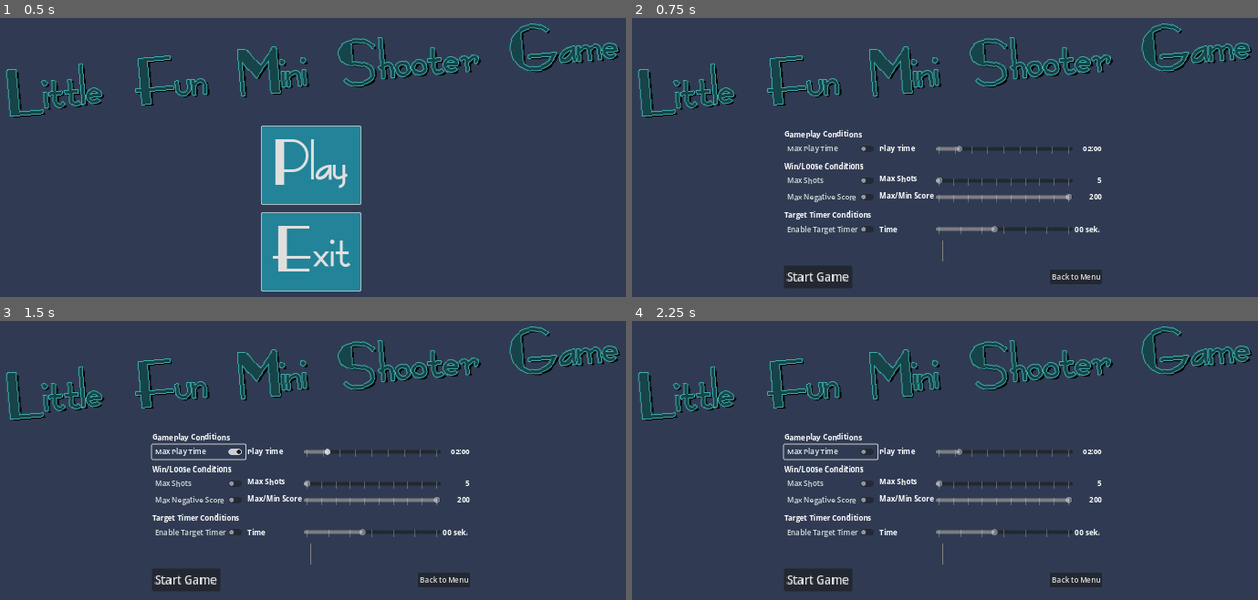
Above: before the commit, frames 1-4 (two rows, left to right).
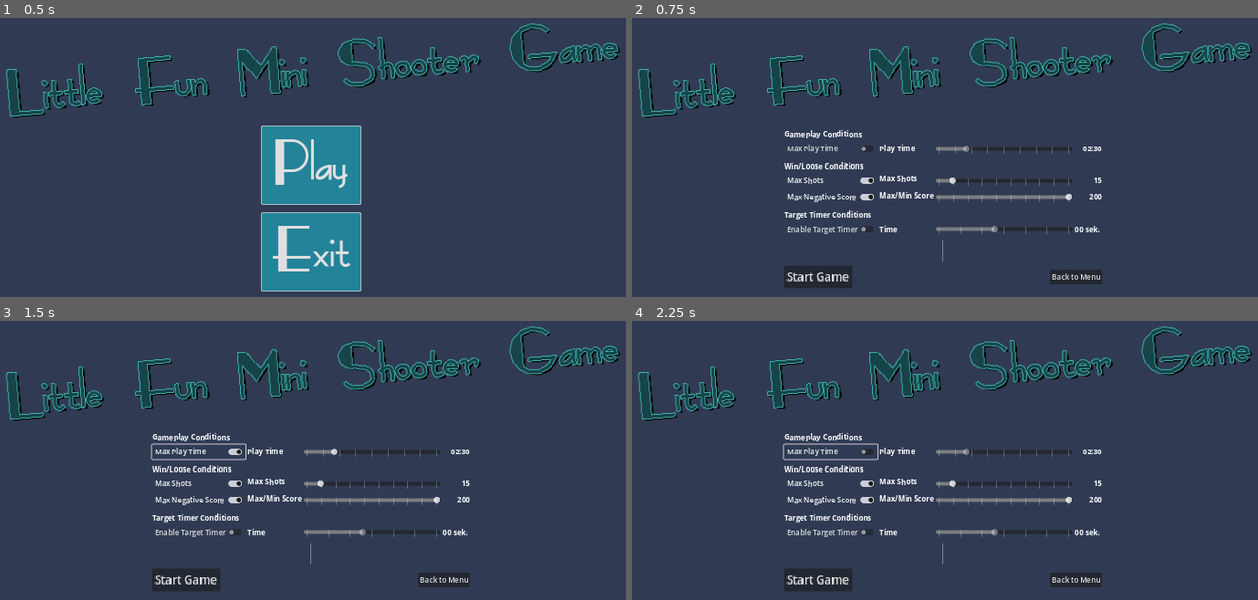
Above: after the commit, the same moments.

Repository: Coding-4Fun/Just4Fun_Mini_Shootergame
Game: Godot game, scene res://UI/MainMenuUI/MainMenuUI.tscn
The game is run twice, just before and just after one commit, with the same random seed, the same clock (stepped at 60 frames per second) and the same inputs.
Inputs:
- Up to frame 1 (0.5 s): no input
- Up to frame 2 (0.75 s): click "Play" at 0.5 s
- Up to frame 3 (1.5 s): click "Max Play Time" at 1.25 s
- Up to frame 4 (2.25 s): click "Max Play Time" at 2 s

Frame 1 is identical in both runs. In frame 2, 0.3% of the frame differs, in the area x 24-76%, y 45-66%; in frame 3, 0.3%; in frame 4, 0.3%.

Commit message:
Chg: Some Default values

Diff:
--- a/Globals/GameConfig/config.gd
+++ b/Globals/GameConfig/config.gd
@@ -36,11 +36,11 @@
 		"GamePlayerName": "Unnamed",
 		"GameDummyTargetTimerEnabled": false,
 		"GameDummyTargetTimerCountdown": 6.0,
-		"GameConditionMaxGameTimeValue": 120,
-		"GameConditionMaxShotsEnabled": false,
-		"GameConditionMaxShotsValue": -0,
-		"GameConditionMinMaxScoreEnabled": false,
-		"GameConditionMinMaxScore": -1000,
+		"GameConditionMaxGameTimeValue": 150,
+		"GameConditionMaxShotsEnabled": true,
+		"GameConditionMaxShotsValue": 10,
+		"GameConditionMinMaxScoreEnabled": true,
+		"GameConditionMinMaxScore": -100,
 		"GameConditionMaxGameTimeEnabled": false,
 		"GameConditionMinMaxScoreValue": 1000,
 		"GameNetworkHostIPAdress": "127.0.0.1",
